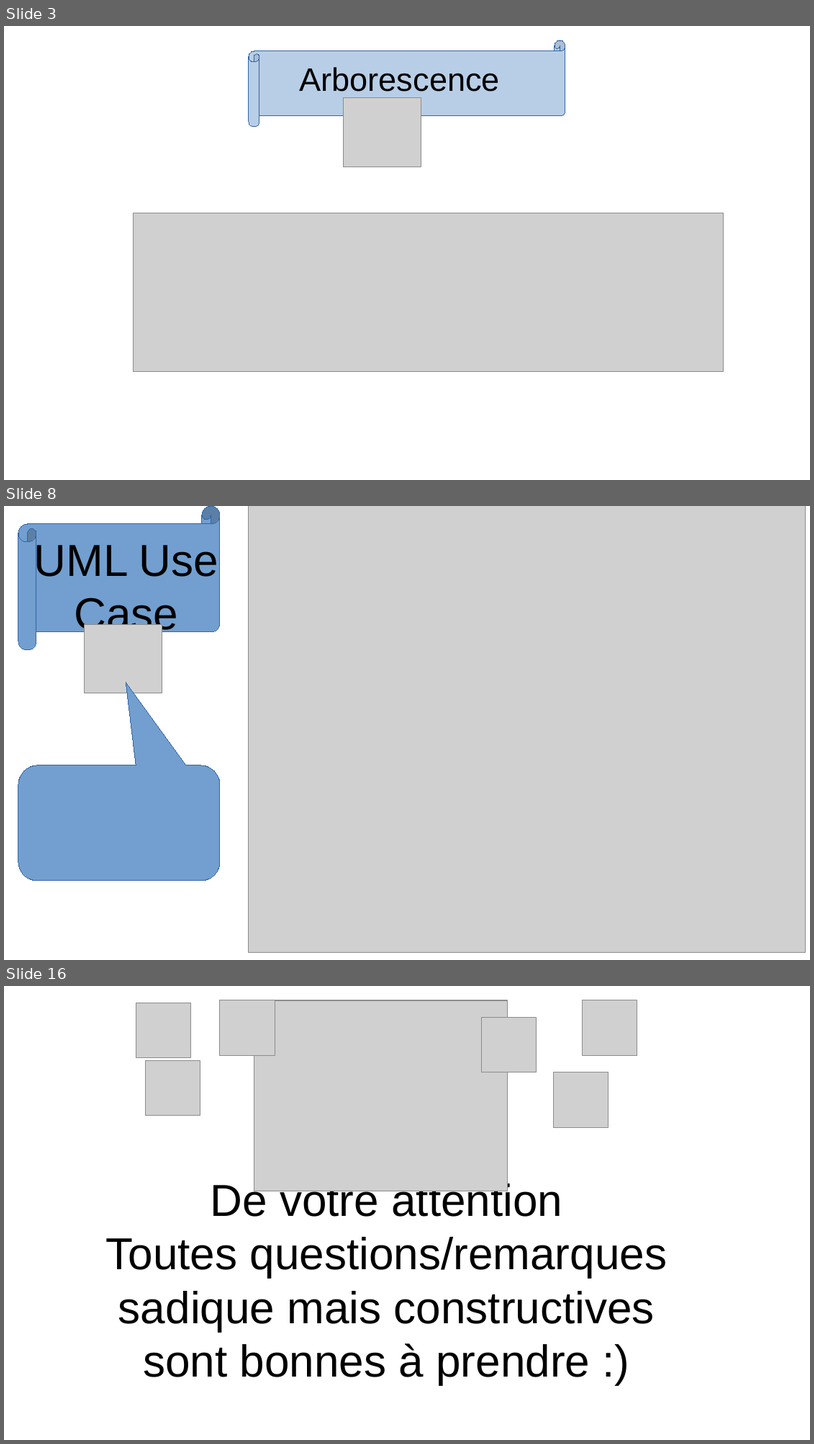
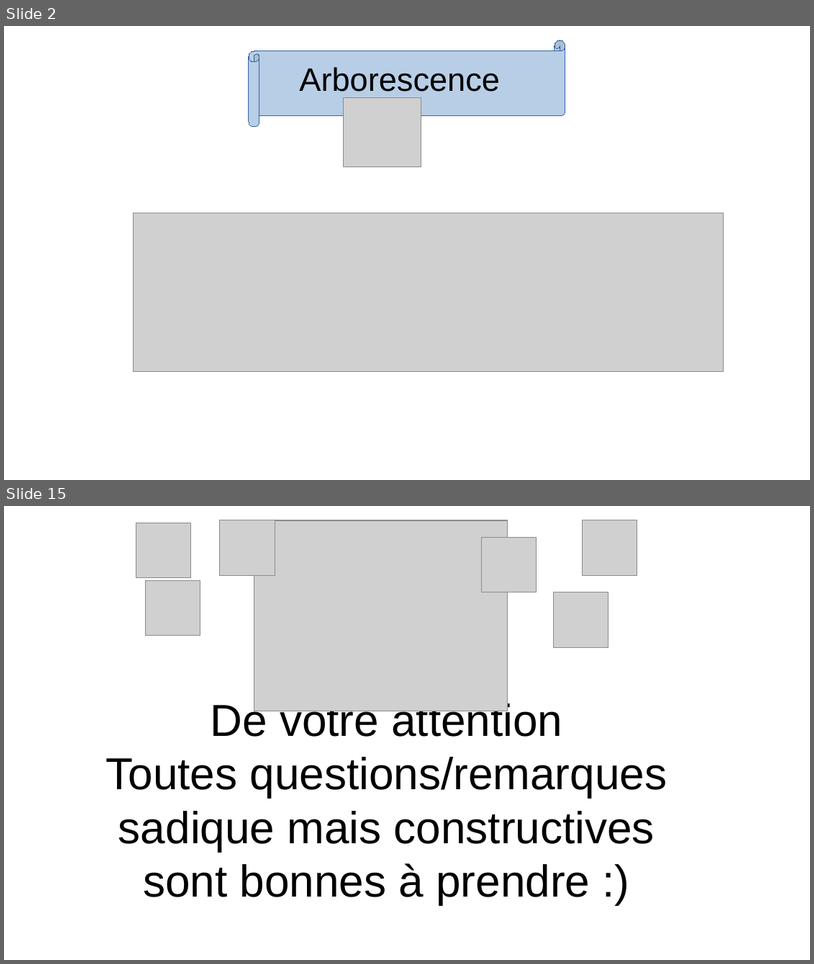
Before and after one commit to theo2b90/git-rea, a slide deck: ORAL.odp. Shown one above the other, each under a label of ours: slides 3, 8 and 16 before the commit, slides 2 and 15 after it; the slides between them are not shown. The pictures are 814x1444 and 814x964 pixels, drawn with LibreOffice and Linux fonts; fonts in the diff are those of the drawing; grey boxes stand for pictures. Boxes give left, top, right and bottom in pixels: in the first picture for what was removed or moved away, otherwise in the second. Text is boxed around its words. In the diff, an @@ line names an element or a change of style, - is before the commit and + after.

```diff
--- a/ORAL.odp
+++ b/ORAL.odp
@@ slide 8 removed at (4, 506, 810, 960), background #FFFFFF @@
@@ horizontal scroll removed at (18, 506, 221, 650) @@
@@ picture removed at (249, 506, 807, 952) @@
@@ title removed at (34, 540, 219, 637) @@
-UML Use
-Case
@@ picture removed at (84, 625, 162, 693) @@
@@ rounded speech box removed at (18, 765, 221, 880) @@
@@ what was slide 3 is now slide 2 @@
@@ what was slide 16 is now slide 15 @@
```
Also in this commit, not shown: 11 slides changed, 2 slides added, 2 other slides removed.
